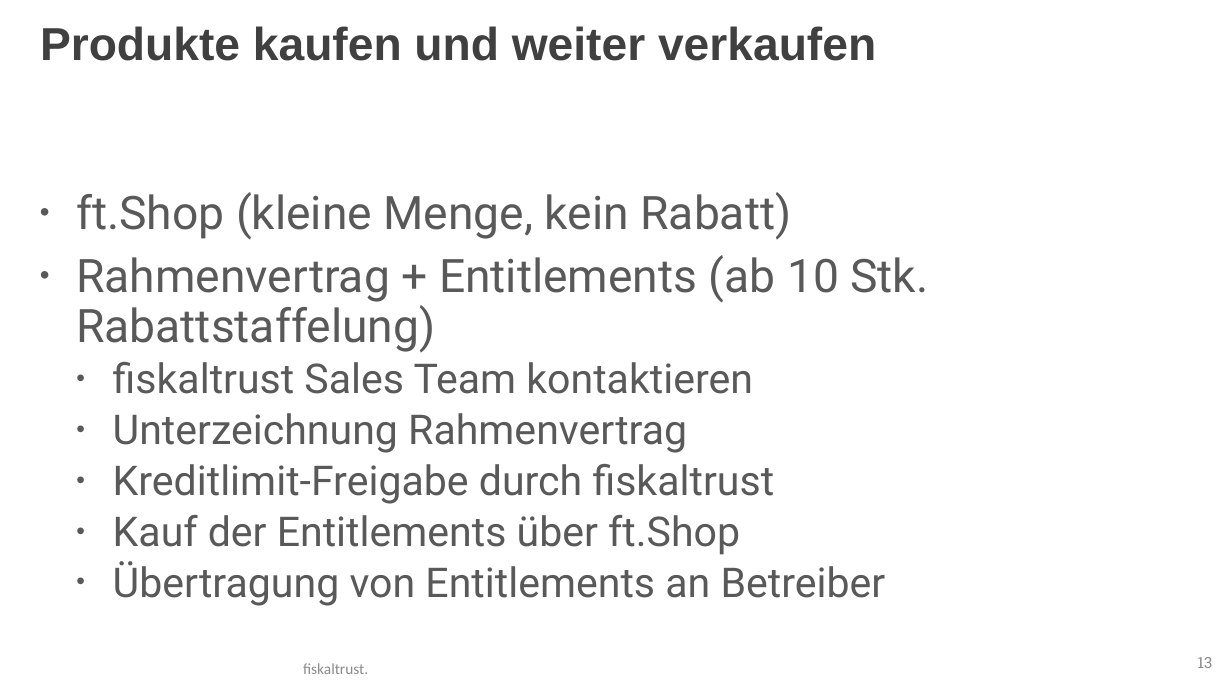
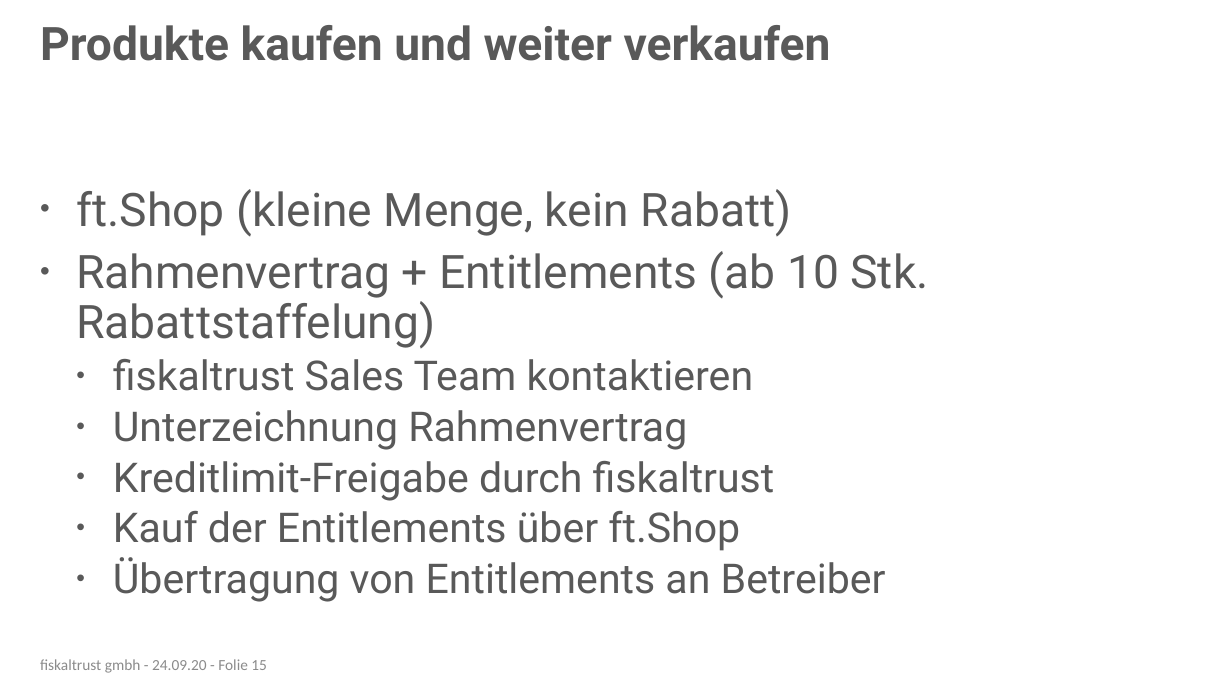
Before and after one commit to fiskaltrust/productdescription-de-doc, a slide deck: slide 15 of for-posdealers/presentation/sales/media/posdealer-sales-rollout.pptx (slide 13 before the commit). Drawn at 1232x693 pixels with LibreOffice and Linux fonts; fonts in the diff are those of the drawing; background and template pictures are left out. Boxes give left, top, right and bottom in pixels: in the first picture for what was removed or moved away, otherwise in the second. Text is boxed around its words. In the diff, an @@ line names an element or a change of style, - is before the commit and + after.

Commit message:
apply CI for pos-dealer sales presentation

```diff
--- a/for-posdealers/presentation/sales/media/posdealer-sales-rollout.pptx
+++ b/for-posdealers/presentation/sales/media/posdealer-sales-rollout.pptx
@@ title "Produkte kaufen und weiter verkaufen" at <box>40,25,831,61</box>: font Arial to Roboto, text colour #404040 to #595959 @@
@@ text "ft.Shop (kleine Menge, kein Rabatt)": place and size @@
-text "ft.Shop (kleine Menge, kein Rabatt)" at <box>76,192,928,606</box>
+text "ft.Shop (kleine Menge, kein Rabatt)" at <box>76,189,929,602</box>
@@ text added at <box>40,659,267,673</box>, 12 pt, text #8C8C8C @@
+fiskaltrust gmbh - 24.09.20 - Folie 15
@@ page number removed at <box>1198,657,1213,668</box> @@
-13
@@ text removed at <box>303,663,368,674</box> @@
-fiskaltrust.
```
Also in this commit, not shown: 13 other slides changed, 6 slides added, 2 slides removed, 13 other files.
